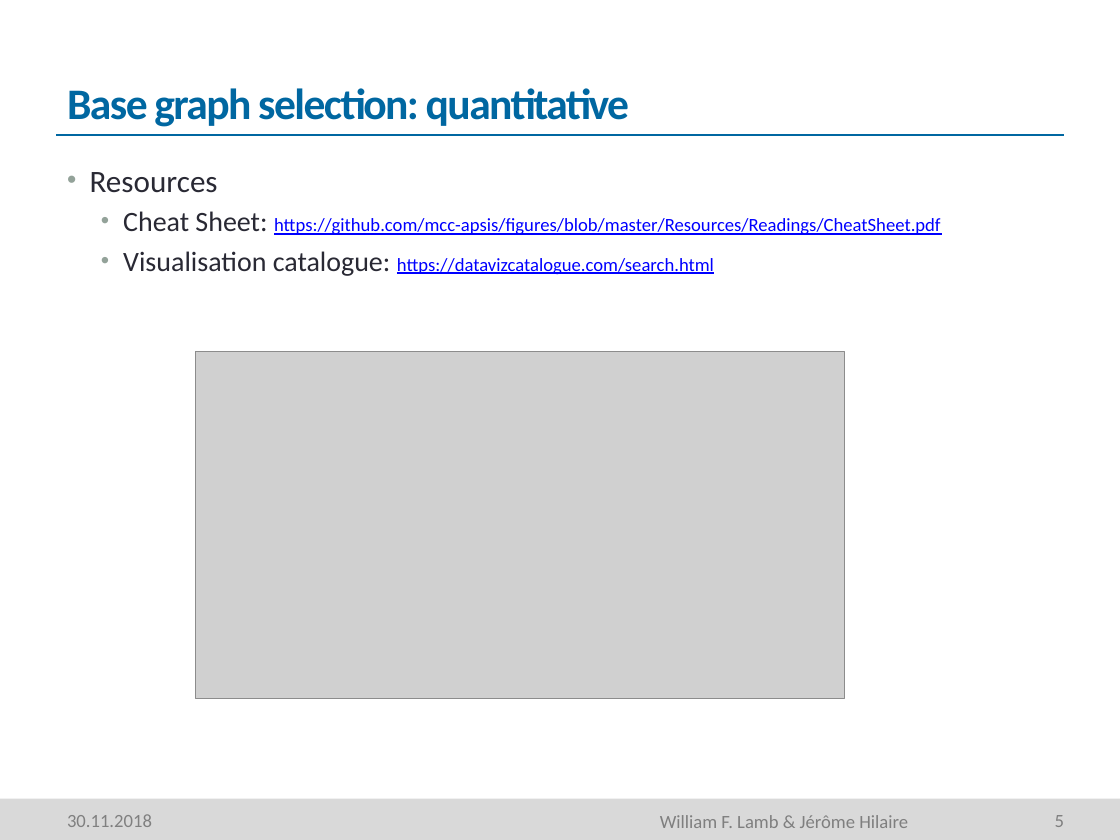
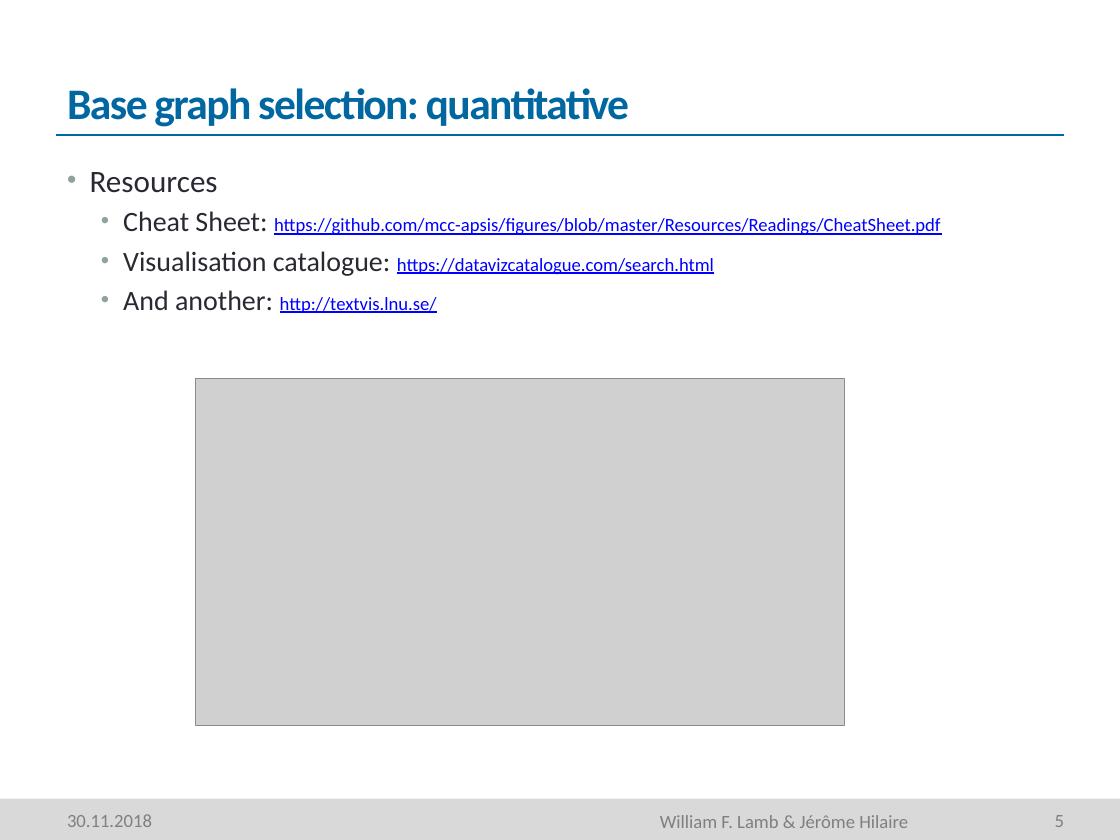
Before and after one commit to mcc-apsis/figures, a slide deck: slide 5 of Resources/Seminar part 1 - general principles and resources.pptm. Drawn at 1120x840 pixels with LibreOffice and Linux fonts; fonts in the diff are those of the drawing; grey boxes stand for pictures; background and template pictures are left out. Boxes give left, top, right and bottom in pixels: in the first picture for what was removed or moved away, otherwise in the second. Text is boxed around its words. In the diff, an @@ line names an element or a change of style, - is before the commit and + after.

Commit message:
another link

```diff
--- a/Resources/Seminar part 1 - general principles and resources.pptm
+++ b/Resources/Seminar part 1 - general principles and resources.pptm
@@ text at [123,290,437,313]: paragraph added @@
+  • And another: http://textvis.lnu.se/
@@ picture: place and size @@
-picture at [195,352,843,698]
+picture at [195,379,843,725]
```
Also in this commit, not shown: 1 other file.
